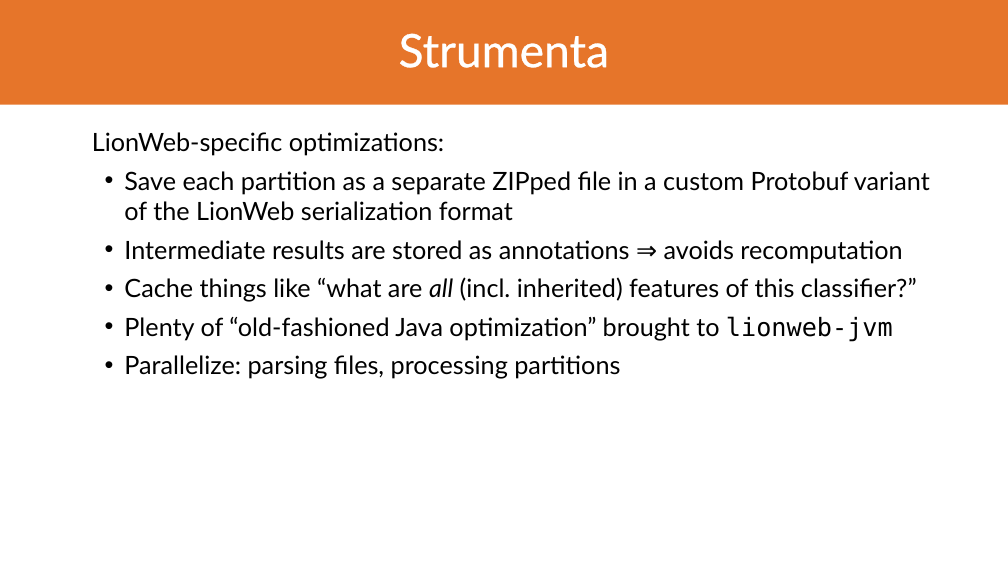
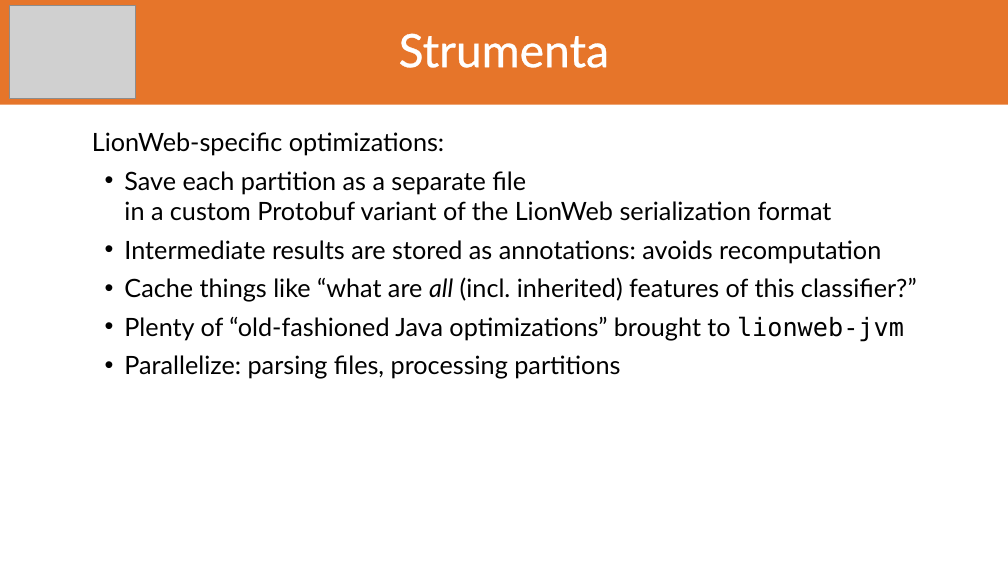
Before and after one commit to LionWeb-io/specification, a slide deck: slide 14 of conference-talks/LangDev/2026/LangDev 2026 Talk.pptx. Drawn at 1008x567 pixels with LibreOffice and Linux fonts; fonts in the diff are those of the drawing; grey boxes stand for pictures; background and template pictures are left out. Boxes give left, top, right and bottom in pixels: in the first picture for what was removed or moved away, otherwise in the second. Text is boxed around its words. In the diff, an @@ line names an element or a change of style, - is before the commit and + after.

```diff
--- a/conference-talks/LangDev/2026/LangDev 2026 Talk.pptx
+++ b/conference-talks/LangDev/2026/LangDev 2026 Talk.pptx
@@ picture added at (9,5,135,98) @@
@@ text at (124,171,881,263): text changed @@
-  • Save each partition as a separate ZIPped file in a custom Protobuf variant of the LionWeb serialization format
-  • Intermediate results are stored as annotations ⇒ avoids recomputation
+  • Save each partition as a separate file
+    in a custom Protobuf variant of the LionWeb serialization format
+  • Intermediate results are stored as annotations: avoids recomputation
@@ text at (124,316,904,342): text changed @@
-  • Plenty of “old-fashioned Java optimization” brought to lionweb-jvm
+  • Plenty of “old-fashioned Java optimizations” brought to lionweb-jvm
```
Also in this commit, not shown: 4 other slides changed, 1 slide added, 1 other file.
